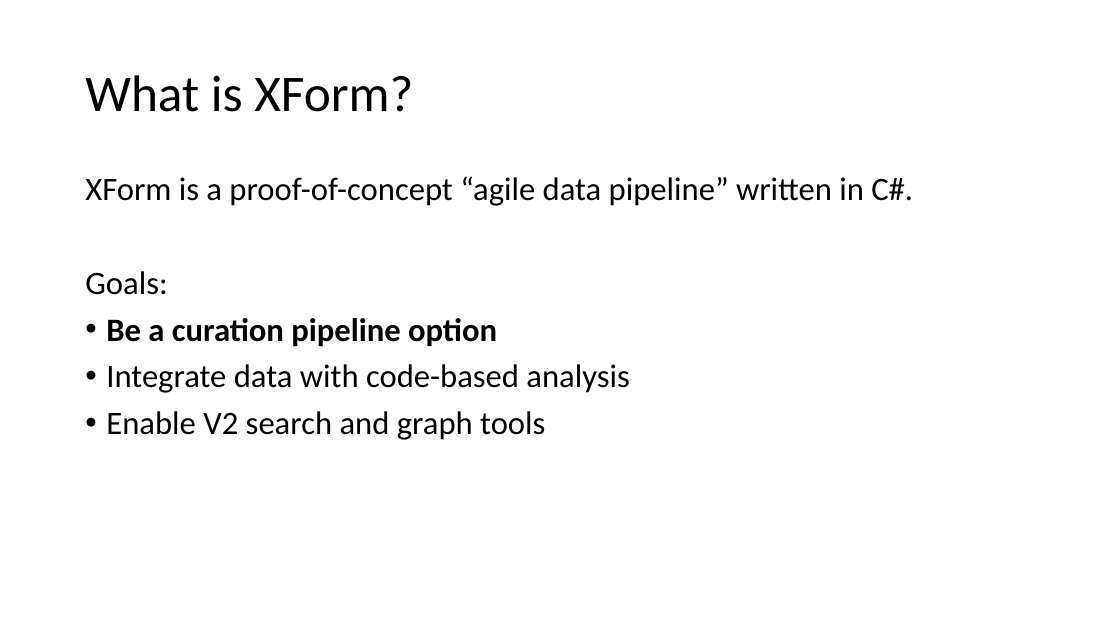
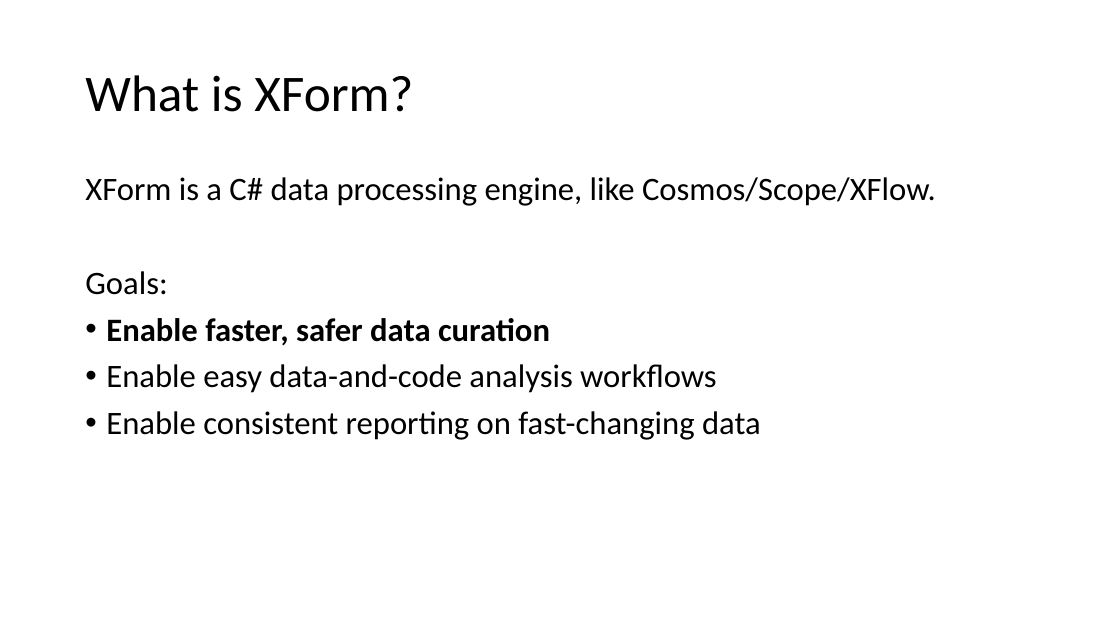
Before and after one commit to microsoft/elfie-arriba, a slide deck: slide 2 of XForm/XForm Demo.pptx. Drawn at 1120x630 pixels with LibreOffice and Linux fonts; fonts in the diff are those of the drawing. Boxes give left, top, right and bottom in pixels: in the first picture for what was removed or moved away, otherwise in the second. Text is boxed around its words. In the diff, an @@ line names an element or a change of style, - is before the commit and + after.

Commit message:
XForm Demo V2 - data processing refocus.

```diff
--- a/XForm/XForm Demo.pptx
+++ b/XForm/XForm Demo.pptx
@@ text at <box>85,177,936,206</box>: text changed @@
-XForm is a proof-of-concept “agile data pipeline” written in C#.
+XForm is a C# data processing engine, like Cosmos/Scope/XFlow.
@@ text at <box>106,318,761,440</box>: text changed @@
-• Be a curation pipeline option
-• Integrate data with code-based analysis
-• Enable V2 search and graph tools
+• Enable faster, safer data curation
+• Enable easy data-and-code analysis workflows
+• Enable consistent reporting on fast-changing data
```
Also in this commit, not shown: 8 other slides changed, 1 slide removed.
